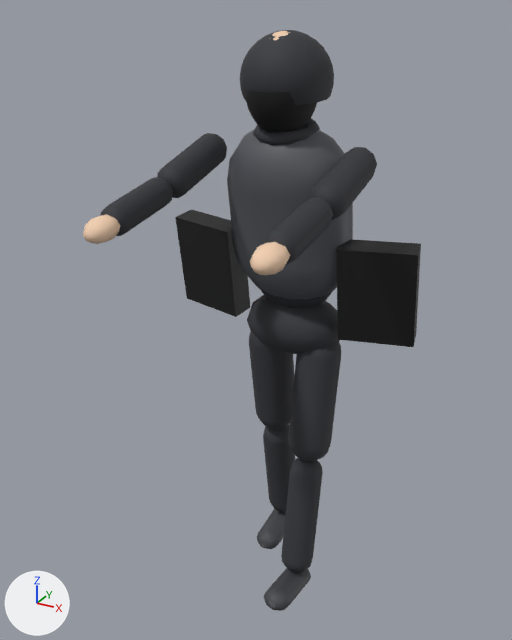
An edit to the glTF model city-hold/public/models/placeholder/char_looter_04_vest_shopping_bags.glb, drawn before and after from the same camera.
Before and after are seen from a 50 mm lens placed at (0.9, -1.896, 1.819), pointed at (-0.044, -0.18, 0.961). Arrows for +X, +Y and +Z are at lower left; the lights stay in place. The first picture is the older version. Both versions are drawn at frame 32 of the action 'held'; the numbers are the values there.
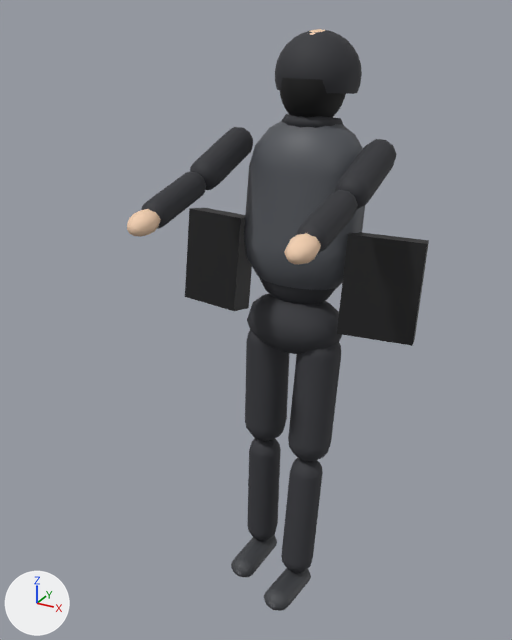
Not drawn themselves, but carrying or shaping drawn objects: ob_legl, ob_torso, ob_head, ob_arml, ob_armr.

Where the change shows, as pixel boxes (x1, y1, x2, y2) in the pictures (512 x 640 px):
'Mesh_5', turned
    before: (227, 124, 353, 299)
    after: (244, 121, 365, 290)
'Mesh_15.001', turned
    before: (336, 239, 421, 347)
    after: (337, 232, 429, 346)
'Mesh_10', turned
    before: (240, 30, 334, 105)
    after: (275, 29, 362, 94)
'Mesh_15', turned
    before: (175, 209, 250, 317)
    after: (185, 208, 252, 311)
'Mesh_1', turned
    before: (249, 331, 294, 429)
    after: (245, 330, 290, 441)
'Mesh_2', turned
    before: (263, 425, 295, 512)
    after: (247, 438, 281, 540)
'Mesh_12.001', turned
    before: (310, 147, 377, 220)
    after: (335, 139, 397, 210)
'Mesh_12', turned
    before: (157, 133, 227, 198)
    after: (190, 127, 253, 190)
'Mesh_11', turned
    before: (247, 90, 317, 133)
    after: (280, 78, 346, 117)
'Mesh_13.001', turned
    before: (264, 198, 333, 265)
    after: (297, 190, 358, 254)
'Mesh_13', turned
    before: (100, 177, 173, 236)
    after: (142, 172, 206, 229)
'Mesh_14.001', turned
    before: (250, 242, 290, 275)
    after: (284, 233, 321, 265)
'Mesh_3', turned
    before: (257, 509, 286, 549)
    after: (231, 535, 277, 577)
'Mesh_14', turned
    before: (83, 214, 120, 244)
    after: (127, 209, 161, 237)
'Mesh_8', turned
    before: (253, 118, 320, 146)
    after: (282, 114, 343, 128)
'Mesh_4', turned
    before: (261, 290, 333, 308)
    after: (259, 277, 336, 304)
'Mesh_9', turned (mostly hidden)
    before: (270, 31, 289, 40)
    after: (309, 29, 325, 35)

Diff of the bpy script that builds the scene:
```diff
--- a/city-hold/public/models/placeholder/char_looter_04_vest_shopping_bags.glb.py
+++ b/city-hold/public/models/placeholder/char_looter_04_vest_shopping_bags.glb.py
@@ ob_legl @@
 ob_legl.location = (-0.1, 0.0, -0.02)
-ob_legl.rotation_euler = (0.165, 0.0, 0.0)  # degrees (9.5, 0, 0)
+ob_legl.rotation_euler = (-0.0479, 0.0, 0.0)  # degrees (-2.7, 0, 0)
@@ ob_torso @@
 ob_torso.location = (0.0, 0.0, 0.06)
-ob_torso.rotation_euler = (0.15, 0.0, 0.0)  # degrees (8.6, 0, 0)
+ob_torso.rotation_euler = (-0.163, 0.0, 0.0)  # degrees (-9.3, 0, 0)
@@ ob_head @@
 ob_head.location = (0.0, 0.0, 0.66)
-ob_head.rotation_euler = (-0.075, 0.0, 0.0)  # degrees (-4.3, 0, 0)
+ob_head.rotation_euler = (0.0816, 0.0, 0.0)  # degrees (4.7, 0, 0)
@@ ob_arml @@
 ob_arml.location = (-0.245, 0.0, 0.54)
-ob_arml.rotation_euler = (-1.45, 0.0, 0.0)  # degrees (-83, 0, 0)
+ob_arml.rotation_euler = (-1.092, 0.0, 0.0)  # degrees (-63, 0, 0)
@@ ob_armr @@
 ob_armr.location = (0.245, 0.0, 0.54)
-ob_armr.rotation_euler = (-1.45, 0.0, 0.0)  # degrees (-83, 0, 0)
+ob_armr.rotation_euler = (-1.092, 0.0, 0.0)  # degrees (-63, 0, 0)
```
